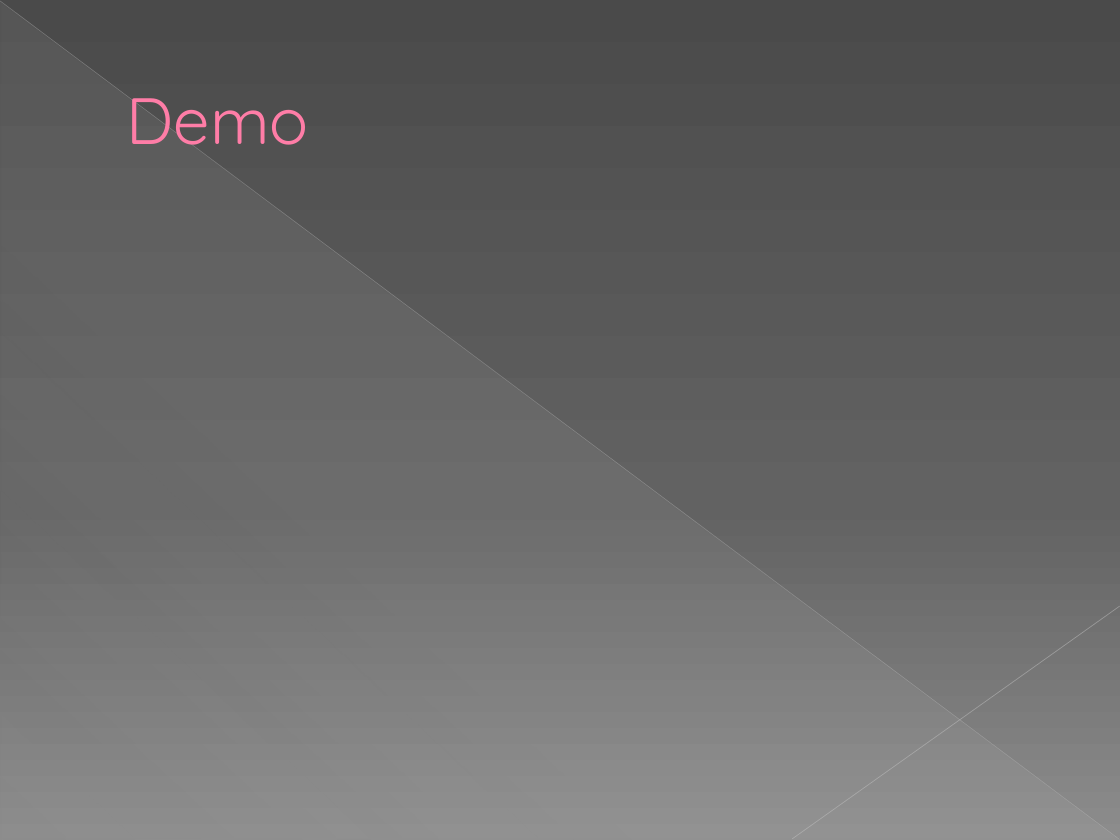
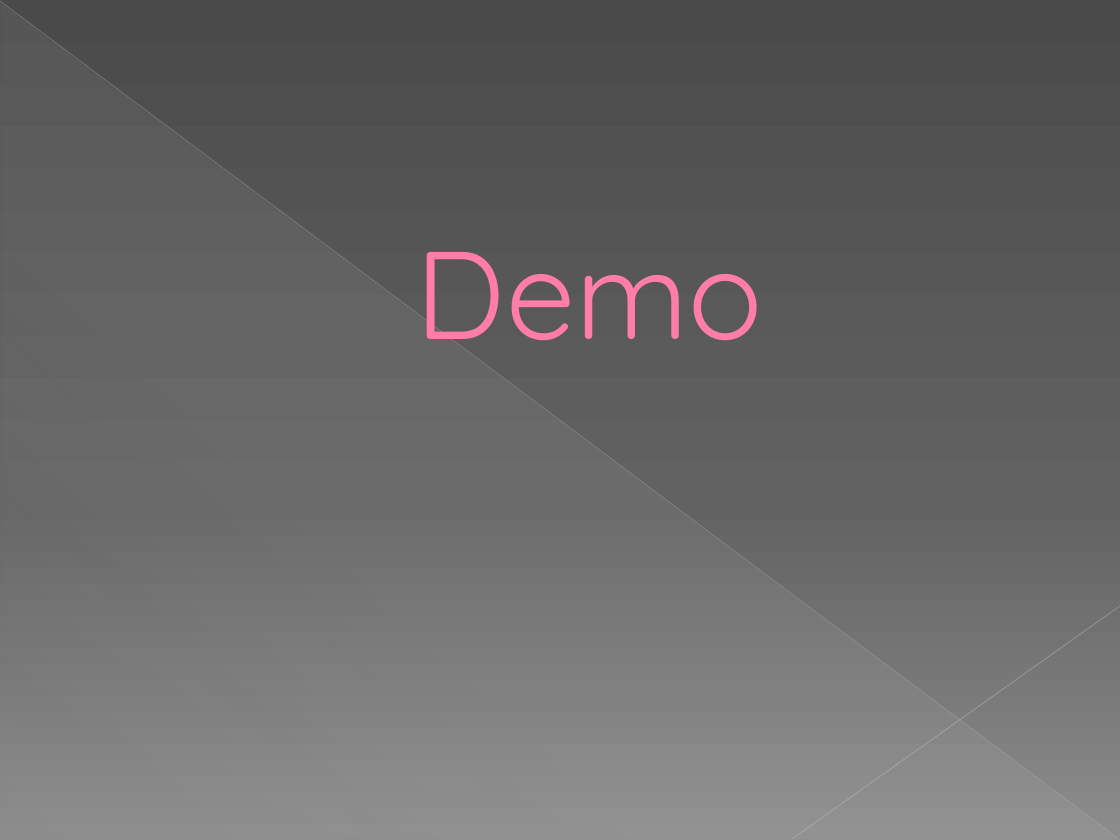
Before and after one commit to bitnovus/nightcrawler, a slide deck: slide 8 of nightcrawlerDemo.pptx (slide 6 before the commit). Drawn at 1120x840 pixels with LibreOffice and Linux fonts; fonts in the diff are those of the drawing. Boxes give left, top, right and bottom in pixels: in the first picture for what was removed or moved away, otherwise in the second. Text is boxed around its words. In the diff, an @@ line names an element or a change of style, - is before the commit and + after.

```diff
--- a/nightcrawlerDemo.pptx
+++ b/nightcrawlerDemo.pptx
@@ title "Demo": place and size @@
-title "Demo" at [126, 98, 308, 145]
+title "Demo" at [416, 252, 763, 340]
@@ title "Demo" at [416, 252, 763, 340]: size 42 to 80 pt; alignment left to centre @@
```
Also in this commit, not shown: 4 other slides changed, 3 slides added, 1 other file.
